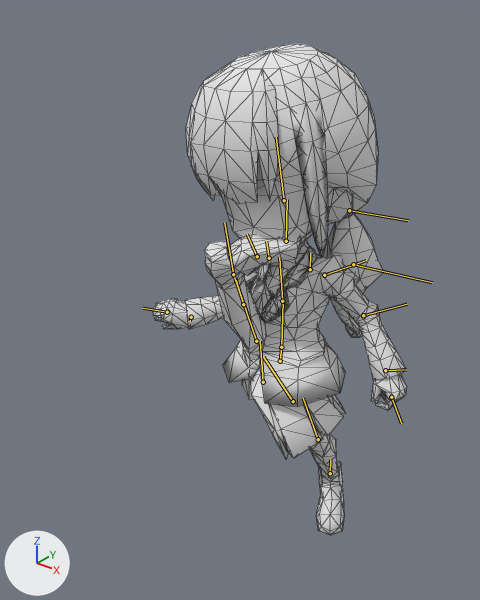
The glTF model public/models/duelists/student4.glb: old version first, new version second.
The view is the same before and after, from a 50 mm camera at (10.68, -15.56, 17.66) aimed at (-1.19, -0.72, 8.45). Every picture has the same lights, and +X, +Y and +Z are marked at lower left. The picture after the commit comes second. Both versions are drawn at frame 43 of the action 'Idle'; the numbers are the values there. The bones that change, and the others that lie on the model, are drawn over the model as lines. Mesh edges are drawn as thin lines.
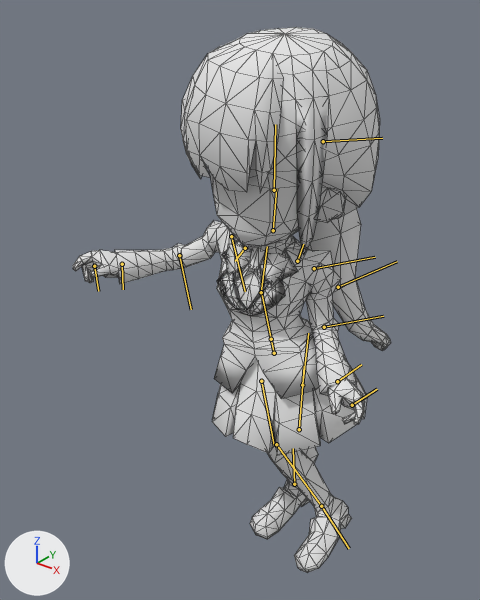
What differs and where, as boxes (x1, y1, x2, y2) in the pictures (480 x 600 px):
'Mesh_0', posed (25% wider, 11% taller)
    before: (153, 44, 407, 535)
    after: (73, 27, 391, 573)
bone 'Hips', root to tip
    before: (280, 361) to (281, 346)
    after: (274, 353) to (271, 339)
bone 'LeftUpLeg', root to tip
    before: (293, 401) to (263, 357)
    after: (302, 385) to (308, 333)
bone 'LeftLeg', root to tip
    before: (318, 439) to (303, 398)
    after: (299, 429) to (304, 366)
bone 'LeftFoot', root to tip
    before: (330, 473) to (330, 459)
    after: (294, 484) to (293, 448)
bone 'RightUpLeg', root to tip
    before: (263, 382) to (260, 341)
    after: (261, 381) to (274, 445)
bone 'RightLeg', root to tip
    before: (256, 341) to (233, 274)
    after: (276, 444) to (321, 506)
bone 'RightFoot', root to tip
    before: (233, 274) to (224, 222)
    after: (321, 506) to (349, 548)
bone 'Spine', root to tip
    before: (281, 347) to (283, 300)
    after: (271, 339) to (261, 292)
bone 'Spine1', root to tip
    before: (282, 301) to (279, 257)
    after: (261, 292) to (267, 246)
bone 'LeftShoulder', root to tip
    before: (310, 269) to (310, 253)
    after: (297, 261) to (303, 244)
bone 'LeftArm', root to tip
    before: (324, 275) to (366, 260)
    after: (314, 268) to (375, 257)
bone 'LeftForeArm', root to tip
    before: (363, 315) to (407, 304)
    after: (324, 327) to (383, 316)
bone 'LeftHand', root to tip
    before: (385, 370) to (406, 369)
    after: (337, 381) to (361, 364)
bone 'LeftFinger', root to tip
    before: (391, 397) to (401, 423)
    after: (352, 405) to (377, 389)
bone 'Neck', root to tip
    before: (286, 241) to (287, 199)
    after: (273, 230) to (276, 188)
bone 'Head', root to tip
    before: (284, 200) to (276, 137)
    after: (274, 190) to (275, 124)
bone 'Hair01', root to tip
    before: (349, 210) to (408, 220)
    after: (323, 141) to (382, 138)
bone 'Hair02', root to tip
    before: (353, 264) to (432, 282)
    after: (338, 287) to (397, 261)
bone 'RightShoulder', root to tip
    before: (269, 258) to (266, 241)
    after: (245, 248) to (235, 261)
bone 'RightArm', root to tip
    before: (257, 256) to (247, 234)
    after: (231, 236) to (245, 291)
bone 'RightForeArm', root to tip
    before: (243, 304) to (236, 280)
    after: (179, 255) to (191, 309)
bone 'RightHand', root to tip
    before: (191, 317) to (190, 321)
    after: (122, 264) to (123, 289)
bone 'RightFinger', root to tip
    before: (167, 312) to (143, 308)
    after: (94, 266) to (98, 291)

The change in detail:
Bone 'Hips' (bone_hips) moves from (0.02, -0.8, -0.26) to (0.16, -0.19, 0.29).
Bone 'Hips' (bone_hips) turns from (-6, -13, 0) to (6, 9, 12) degrees about its own x, y and z.
Bone 'LeftUpLeg' (bone_leftupleg) turns from (55, 49, 61) to (3, -13, -19) degrees about its own x, y and z.
Bone 'LeftLeg' (bone_leftleg) turns from (22, -17, -13) to (3, -5, -1) degrees about its own x, y and z.
Bone 'LeftFoot' (bone_leftfoot) turns from (8, -11, -9) to (-2, 0, 8) degrees about its own x, y and z.
Bone 'RightUpLeg' (bone_rightupleg) turns from (-156, 32, 27) to (-33, 0, -23) degrees about its own x, y and z.
Bone 'RightLeg' (bone_rightleg) turns from (10, 2, 1) to (42, 1, 6) degrees about its own x, y and z.
Bone 'RightFoot' (bone_rightfoot) turns from (-7, 2, 8) to (-13, 0, -10) degrees about its own x, y and z.
Bone 'Spine' (bone_spine) turns from (4, 2, 2) to (0, 1, -1) degrees about its own x, y and z.
Bone 'Spine1' (bone_spine1) turns from (5, 3, 2) to (-9, 2, -15) degrees about its own x, y and z.
Bone 'LeftShoulder' (bone_leftshoulder) turns from (0, 0, -5) to (0, 1, -12) degrees about its own x, y and z.
Bone 'LeftArm' (bone_leftarm) turns from (4, 26, -55) to (-26, -2, -59) degrees about its own x, y and z.
Bone 'LeftForeArm' (bone_leftforearm) turns from (-1, -28, 0) to (0, -45, 0) degrees about its own x, y and z.
Bone 'LeftHand' (bone_lefthand) turns from (1, -8, -5) to (21, -3, 16) degrees about its own x, y and z.
Bone 'LeftFinger' (bone_leftfinger) turns from (0, 0, -79) to (0, 0, -2) degrees about its own x, y and z.
Bone 'Neck' (bone_neck) turns from (-7, 5, -1) to (6, -7, -1) degrees about its own x, y and z.
Bone 'Head' (bone_head) turns from (16, 3, -1) to (10, -7, -3) degrees about its own x, y and z.
Bone 'Hair01' (bone_hair01) moves from (0.0, 0.0, 0.0) to (-1.02, -1.78, -1.68).
Bone 'Hair01' (bone_hair01) turns from (0, 0, 0) to (-13, -5, 15) degrees about its own x, y and z.
Bone 'Hair02' (bone_hair02) moves from (0.0, 0.0, 0.0) to (2.93, 0.0, 0.0).
Bone 'Hair02' (bone_hair02) turns from (0, 0, 0) to (12, 11, 30) degrees about its own x, y and z.
Bone 'RightShoulder' (bone_rightshoulder) turns from (180, 0, -6) to (-2, -2, 29) degrees about its own x, y and z.
Bone 'RightArm' (bone_rightarm) turns from (-35, 12, 68) to (-26, -11, -59) degrees about its own x, y and z.
Bone 'RightForeArm' (bone_rightforearm) turns from (-4, 65, -3) to (-1, -33, 0) degrees about its own x, y and z.
Bone 'RightHand' (bone_righthand) turns from (-43, 24, -10) to (1, 7, 7) degrees about its own x, y and z.
Bone 'RightFinger' (bone_rightfinger) turns from (1, -4, 77) to (0, 0, -7) degrees about its own x, y and z.
